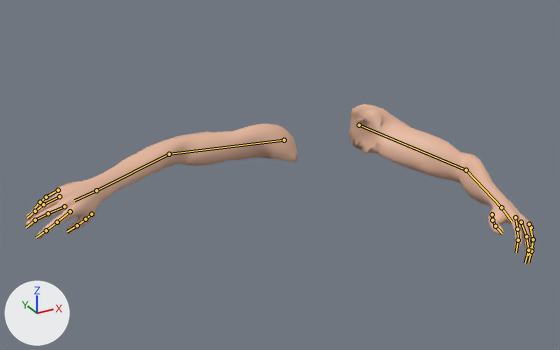
One commit to the glTF model hands.glb: the scene before it, then after it.
Camera for both pictures: a camera (50 mm lens) standing at (-1.167, -1.78, 1.958) and looking at (-0.313, -0.228, 1.182). The axes (+X, +Y, +Z) are drawn at lower left. The lights are the same throughout. The first picture is the older version. Both versions are drawn at frame 1 of the action 'invent_check'; the numbers are the values there. The bones that bend it are drawn over the model as lines.

Names of what the first picture shows: 'Man.004'.
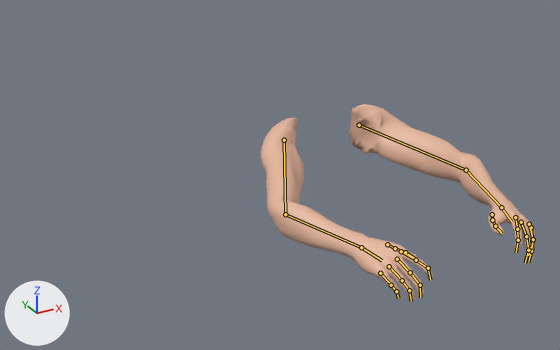
Pixel boxes [x1, y1, x2, y2] of what changed, in the pictures (560 x 350 px):
'Man.004', posed (46% narrower, 24% taller)
    before: [25, 104, 535, 263]
    after: [261, 104, 535, 302]
bone 'RightUpperArm', root to tip
    before: (284, 140) to (169, 154)
    after: (284, 140) to (285, 214)
bone 'RightLowerArm', root to tip
    before: (169, 154) to (96, 190)
    after: (285, 214) to (361, 247)
bone 'RightIndexDistal', root to tip
    before: (40, 202) to (35, 207)
    after: (396, 291) to (398, 298)
bone 'RightMiddleDistal', root to tip
    before: (35, 211) to (27, 218)
    after: (409, 290) to (411, 301)
bone 'RightRingDistal', root to tip
    before: (35, 220) to (26, 227)
    after: (420, 285) to (420, 297)
bone 'RightLittleIntermediate', root to tip
    before: (57, 222) to (46, 230)
    after: (416, 260) to (428, 268)
bone 'RightLittleDistal', root to tip
    before: (46, 230) to (36, 237)
    after: (428, 268) to (430, 280)

Diff of the bpy script that builds the scene:
```diff
--- a/hands.glb.py
+++ b/hands.glb.py
@@ bone_rightupperarm @@
 bone_rightupperarm = bpy.data.objects['UnityRig_Metarig'].pose.bones['RightUpperArm']
-bone_rightupperarm.rotation_quaternion = (1.0, 0.0, 0.0, 0.0)  # degrees (0, 0, 0)
+bone_rightupperarm.rotation_quaternion = (-0.545, 0.477, -0.651, -0.226)  # degrees (37, 112, 98)
@@ bone_rightlowerarm @@
 bone_rightlowerarm = bpy.data.objects['UnityRig_Metarig'].pose.bones['RightLowerArm']  # child of 'RightUpperArm'
-bone_rightlowerarm.rotation_quaternion = (1.0, 0.0, 0.0, 0.0)  # degrees (0, 0, 0)
+bone_rightlowerarm.rotation_quaternion = (0.89, -0.363, -0.264, -0.082)  # degrees (-45, -32, 3)
@@ bone_rightindexdistal @@
 bone_rightindexdistal = bpy.data.objects['UnityRig_Metarig'].pose.bones['RightIndexDistal']  # child of 'RightIndexIntermediate'
-bone_rightindexdistal.rotation_quaternion = (1.0, 0.0, 0.0, 0.0)  # degrees (0, 0, 0)
+bone_rightindexdistal.rotation_quaternion = (0.964, -0.147, -0.112, -0.193)  # degrees (-14, -16, -21)
@@ bone_rightmiddledistal @@
 bone_rightmiddledistal = bpy.data.objects['UnityRig_Metarig'].pose.bones['RightMiddleDistal']  # child of 'RightMiddleIntermediate'
-bone_rightmiddledistal.rotation_quaternion = (1.0, 0.0, 0.0, 0.0)  # degrees (0, 0, 0)
+bone_rightmiddledistal.rotation_quaternion = (0.964, -0.119, -0.138, -0.195)  # degrees (-11, -18, -21)
@@ bone_rightringdistal @@
 bone_rightringdistal = bpy.data.objects['UnityRig_Metarig'].pose.bones['RightRingDistal']  # child of 'RightRingIntermediate'
-bone_rightringdistal.rotation_quaternion = (1.0, 0.0, 0.0, 0.0)  # degrees (0, 0, 0)
+bone_rightringdistal.rotation_quaternion = (0.961, -0.087, -0.148, -0.216)  # degrees (-6, -19, -24)
@@ bone_rightlittleintermediate @@
 bone_rightlittleintermediate = bpy.data.objects['UnityRig_Metarig'].pose.bones['RightLittleIntermediate']  # child of 'RightLittleProximal'
-bone_rightlittleintermediate.rotation_quaternion = (1.0, 0.0, 0.0, 0.0)  # degrees (0, 0, 0)
+bone_rightlittleintermediate.rotation_quaternion = (0.998, -0.041, -0.044, -0.025)  # degrees (-5, -5, -3)
@@ bone_rightlittledistal @@
 bone_rightlittledistal = bpy.data.objects['UnityRig_Metarig'].pose.bones['RightLittleDistal']  # child of 'RightLittleIntermediate'
-bone_rightlittledistal.rotation_quaternion = (1.0, 0.0, 0.0, 0.0)  # degrees (0, 0, 0)
+bone_rightlittledistal.rotation_quaternion = (0.942, -0.11, -0.274, -0.16)  # degrees (-8, -33, -17)
```
